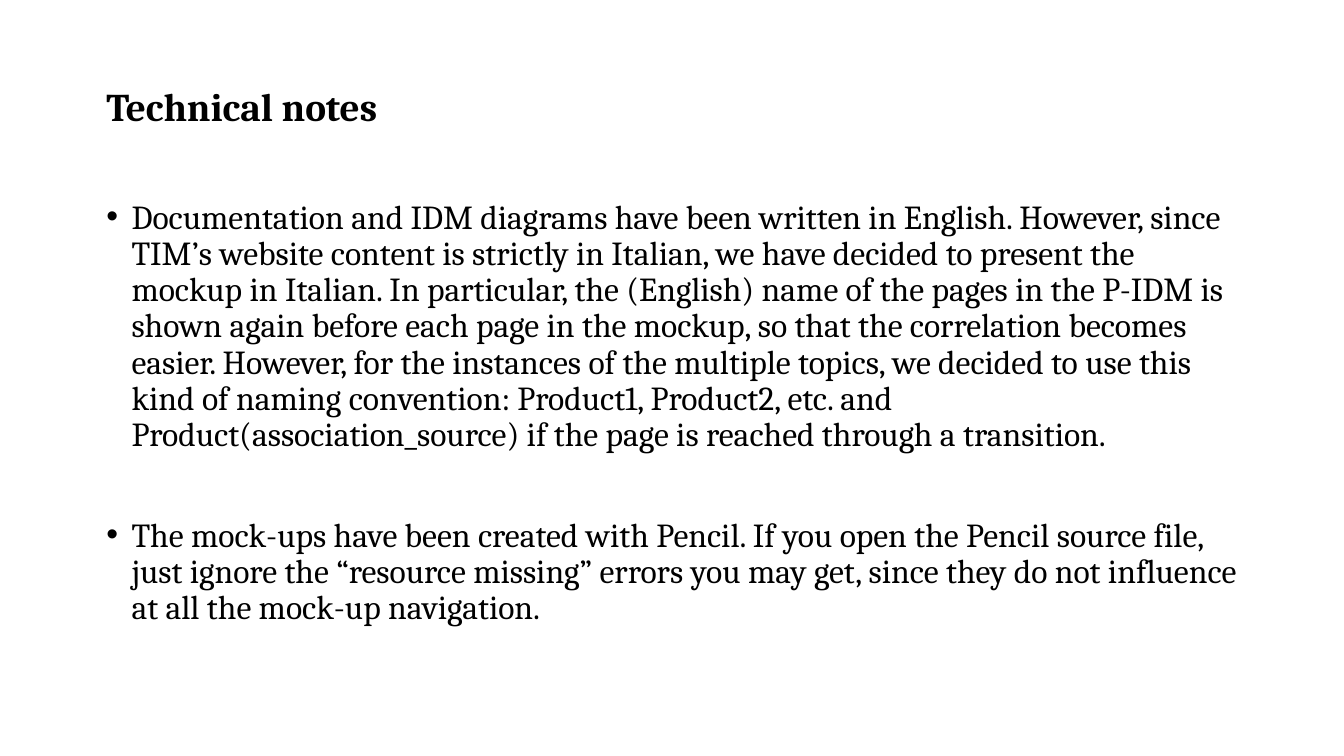
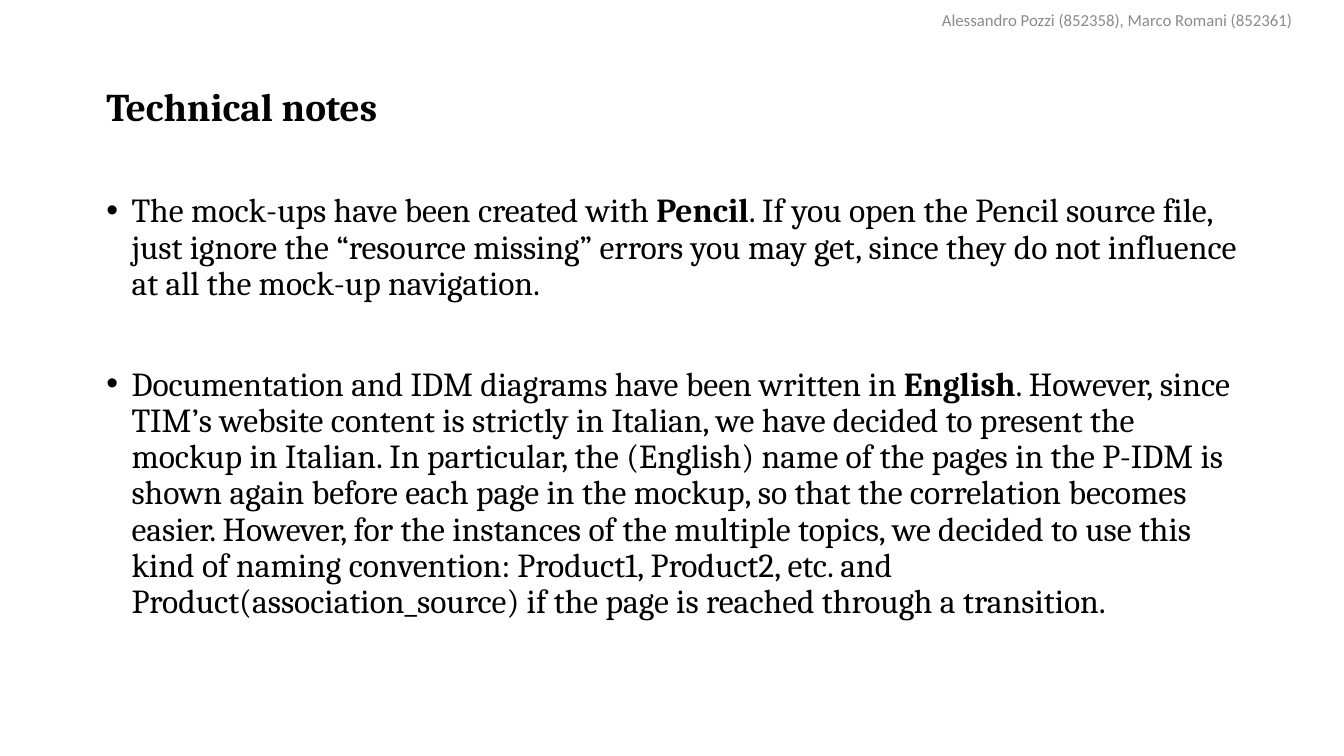
Before and after one commit to AlessandroPozzi/HypermediaProject2016-PozziRomani, a slide deck: slide 3 of Drafts & Material/IDM Models + Notes.pptx (slide 2 before the commit). Drawn at 1344x756 pixels with LibreOffice and Linux fonts; fonts in the diff are those of the drawing. Boxes give left, top, right and bottom in pixels: in the first picture for what was removed or moved away, otherwise in the second. Text is boxed around its words. In the diff, an @@ line names an element or a change of style, - is before the commit and + after.

```diff
--- a/Drafts & Material/IDM Models + Notes.pptx
+++ b/Drafts & Material/IDM Models + Notes.pptx
@@ text added at [942,14,1292,28], 12 pt, text #8C8C8C @@
+Alessandro Pozzi (852358), Marco Romani (852361)
@@ text at [132,198,1237,303]: paragraph added @@
+• The mock-ups have been created with Pencil. If you open the Pencil source file, just ignore the “resource missing” errors you may get, since they do not influence at all the mock-up navigation.
@@ text at [132,372,1230,621]: bold on in "English." @@
@@ text at [132,523,1237,627]: paragraph removed @@
-• The mock-ups have been created with Pencil. If you open the Pencil source file, just ignore the “resource missing” errors you may get, since they do not influence at all the mock-up navigation.
```
Also in this commit, not shown: 12 other slides changed, 1 slide added.
